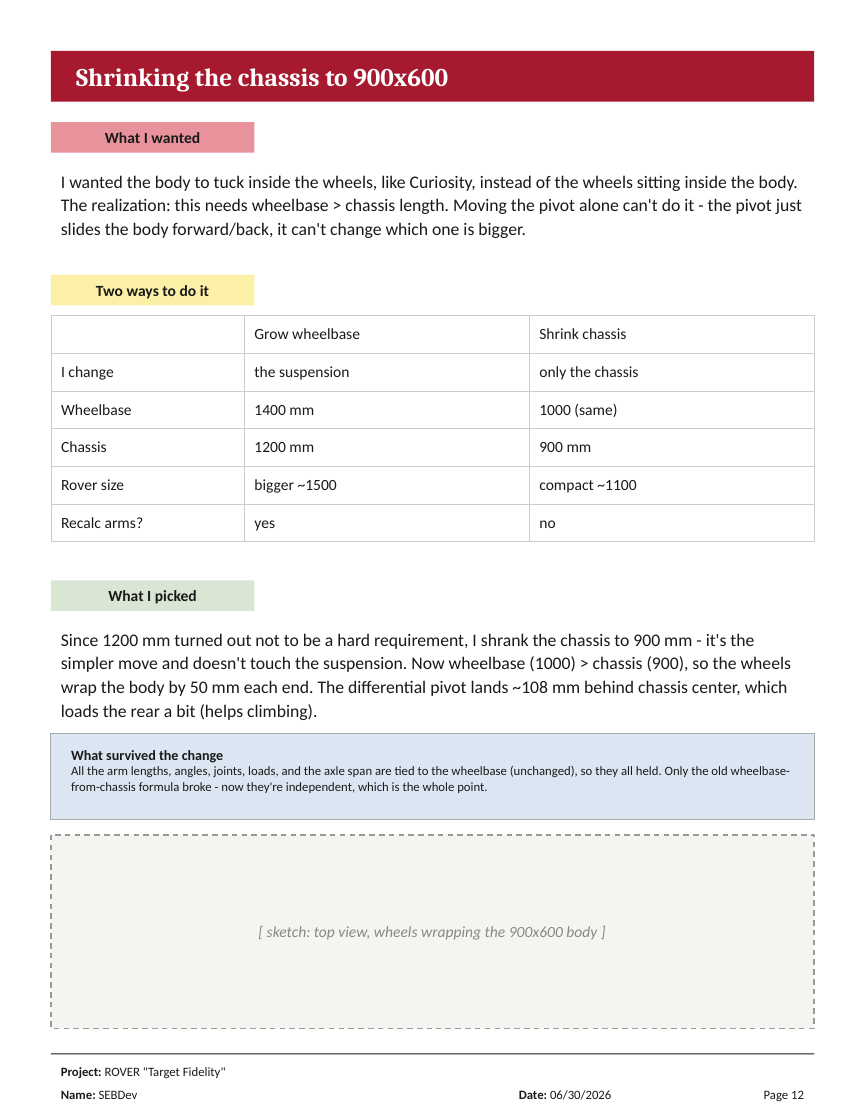
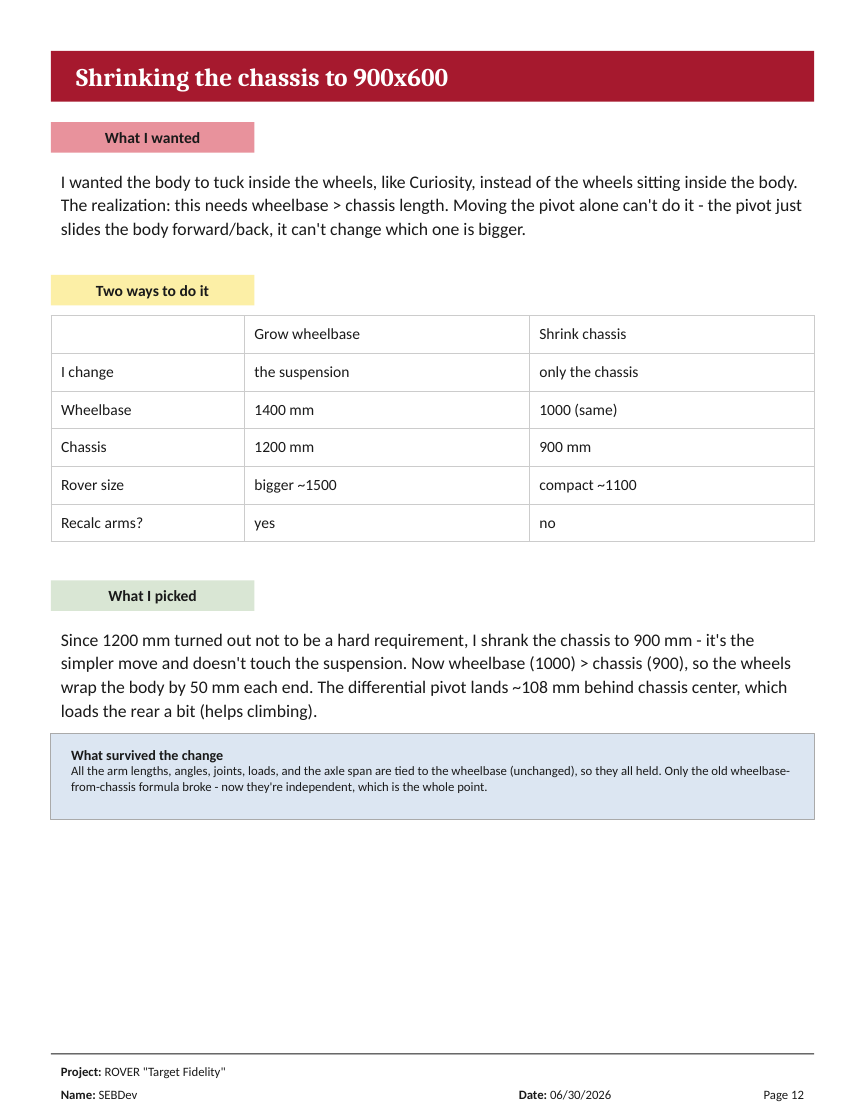
Before and after one commit to tansenseb-wq/ROVER-Target-Fidelity-, a slide deck: slide 12 of Journal/Librito_Rover x_x (CreacionSistemaMecanico) .pptx. Drawn at 865x1120 pixels with LibreOffice and Linux fonts; fonts in the diff are those of the drawing. Boxes give left, top, right and bottom in pixels: in the first picture for what was removed or moved away, otherwise in the second. Text is boxed around its words. In the diff, an @@ line names an element or a change of style, - is before the commit and + after.

```diff
--- a/Journal/Librito_Rover x_x (CreacionSistemaMecanico) .pptx
+++ b/Journal/Librito_Rover x_x (CreacionSistemaMecanico) .pptx
@@ rectangle removed at bbox=[51, 834, 814, 1028] @@
@@ text removed at bbox=[267, 926, 597, 940] @@
-[ sketch: top view, wheels wrapping the 900x600 body ]
```
Also in this commit, not shown: 12 other slides changed, 2 other files.
